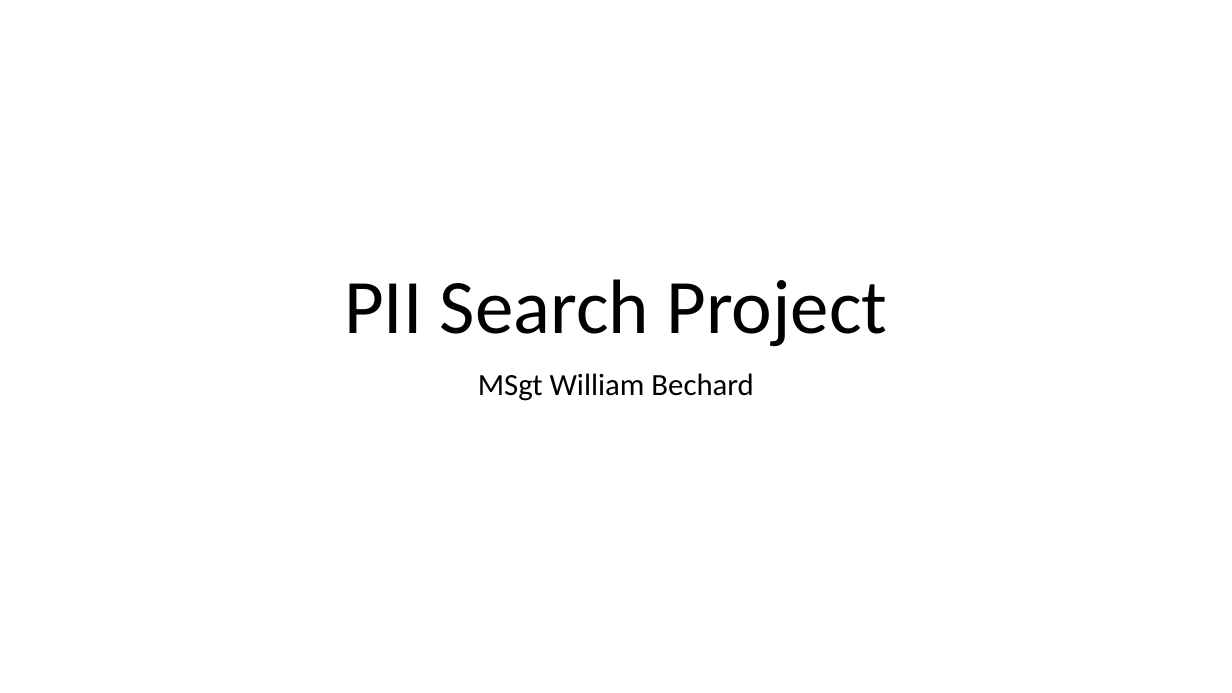
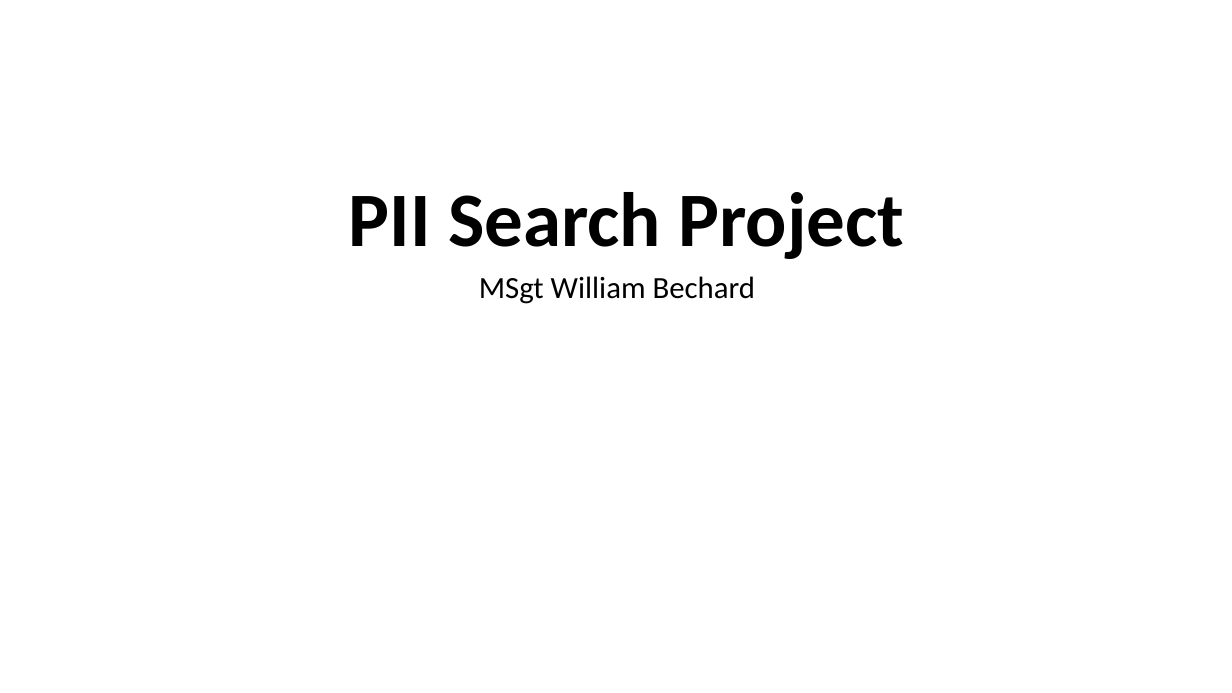
Before and after one commit to williambechard/PIISearch, a slide deck: slide 1 of PIISearch.pptx. Drawn at 1232x693 pixels with LibreOffice and Linux fonts; fonts in the diff are those of the drawing. Boxes give left, top, right and bottom in pixels: in the first picture for what was removed or moved away, otherwise in the second. Text is boxed around its words. In the diff, an @@ line names an element or a change of style, - is before the commit and + after.

```diff
--- a/PIISearch.pptx
+++ b/PIISearch.pptx
@@ title "PII Search Project": place and size @@
-title "PII Search Project" at bbox=[344, 279, 887, 347]
+title "PII Search Project" at bbox=[349, 192, 904, 259]
@@ title "PII Search Project" at bbox=[349, 192, 904, 259]: bold on @@
@@ subtitle "MSgt William Bechard": place and size @@
-subtitle "MSgt William Bechard" at bbox=[478, 373, 753, 401]
+subtitle "MSgt William Bechard" at bbox=[479, 276, 755, 304]
```
Also in this commit, not shown: 3 other slides changed.
